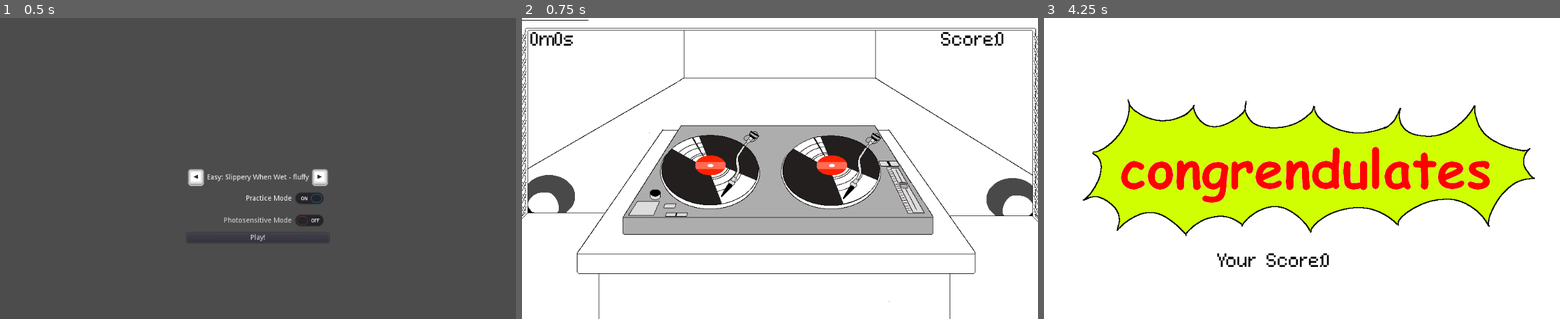
Above: before the commit, frames 1-3 (left to right).
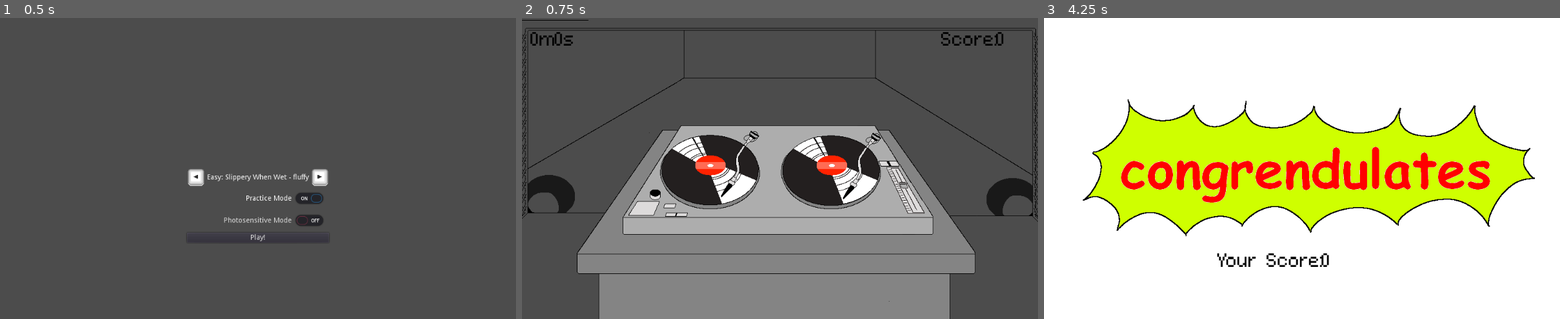
Above: after the commit, the same moments.

Repository: Sandvich/StrawberryJam3
Game: Godot game, scene res://main.tscn
The game is run twice, just before and just after one commit, with the same random seed, the same clock (stepped at 60 frames per second) and the same inputs.
Inputs:
- Up to frame 1 (0.5 s): no input
- Up to frame 2 (0.75 s): click "Play!" at 0.5 s
- Up to frame 3 (4.25 s): tap Enter (ui_accept) at 1.25, 1.52, 2, 2.27, 2.75, 3.5, 3.77 s; hold D (left_deck_right) 1.28-2.03 s; hold S (left_deck_down) 2.03-2.78 s; hold D (left_deck_right) 2.78-3.53 s; hold W (left_deck_up) from 3.53 s (still down)

Frame 1 is identical in both runs. In frame 2, 81% of the frame differs, in the area x 0-100%, y 0-100%; in frame 3, nothing differs.

Commit message:
Level updates

Diff:
--- a/src/code/Conductor.gd
+++ b/src/code/Conductor.gd
@@ -65,9 +65,6 @@
 		spawner.spawn(leveldata[0][1], timeout_beat)
 		leveldata.pop_front()
 
-	if current_beat == 60 and not get_parent().get_node("end_screen").is_visible_in_tree():
-		_on_Conductor_finished()
-
 func start():
 	set_process(true)
 	spawner.play()
--- a/src/game.tscn
+++ b/src/game.tscn
@@ -16,7 +16,7 @@
 font_data = ExtResource( 2 )
 _sections_unfolded = [ "Font", "Settings" ]
 
-[node name="Background" type="TextureRect" index="0"]
+[node name="parent" type="TextureRect" index="0"]
 
 anchor_left = 0.0
 anchor_top = 0.0
@@ -30,11 +30,27 @@
 mouse_default_cursor_shape = 0
 size_flags_horizontal = 1
 size_flags_vertical = 1
+stretch_mode = 0
+_sections_unfolded = [ "Rect" ]
+
+[node name="background" type="TextureRect" parent="." index="0"]
+
+anchor_left = 0.0
+anchor_top = 0.0
+anchor_right = 0.0
+anchor_bottom = 0.0
+margin_right = 40.0
+margin_bottom = 40.0
+rect_pivot_offset = Vector2( 0, 0 )
+rect_clip_content = false
+mouse_filter = 1
+mouse_default_cursor_shape = 0
+size_flags_horizontal = 1
+size_flags_vertical = 1
 texture = ExtResource( 1 )
 stretch_mode = 0
-_sections_unfolded = [ "Rect" ]
-
-[node name="time" type="RichTextLabel" parent="." index="0"]
+
+[node name="time" type="RichTextLabel" parent="." index="1"]
 
 anchor_left = 0.0
 anchor_top = 0.0
@@ -65,7 +81,7 @@
 override_selected_font_color = false
 _sections_unfolded = [ "Rect", "custom_colors", "custom_fonts" ]
 
-[node name="score" type="RichTextLabel" parent="." index="1"]
+[node name="score" type="RichTextLabel" parent="." index="2"]
 
 anchor_left = 0.0
 anchor_top = 0.0
@@ -97,7 +113,7 @@
 override_selected_font_color = false
 _sections_unfolded = [ "Grow Direction", "Rect", "custom_colors" ]
 
-[node name="Deck" type="AnimatedSprite" parent="." index="2"]
+[node name="Deck" type="AnimatedSprite" parent="." index="3"]
 
 position = Vector2( 499, 323 )
 frames = ExtResource( 3 )
@@ -105,7 +121,7 @@
 script = ExtResource( 4 )
 _sections_unfolded = [ "Transform", "Z Index" ]
 
-[node name="Conductor" type="AudioStreamPlayer" parent="." index="3"]
+[node name="Conductor" type="AudioStreamPlayer" parent="." index="4"]
 
 stream = null
 volume_db = 0.0
@@ -122,7 +138,7 @@
 one_shot = true
 autostart = true
 
-[node name="Lights" type="Polygon2D" parent="." index="4"]
+[node name="Lights" type="Polygon2D" parent="." index="5"]
 
 polygon = PoolVector2Array( 0, 0, 1024, 0, 1024, 600, 0, 600 )
 uv = PoolVector2Array(  )
@@ -138,7 +154,7 @@
 invert_border = 100.0
 script = ExtResource( 6 )
 
-[node name="end_screen" type="TextureRect" parent="." index="5"]
+[node name="end_screen" type="TextureRect" parent="." index="6"]
 
 visible = false
 anchor_left = 0.0
--- a/src/levels.json
+++ b/src/levels.json
@@ -4,47 +4,110 @@
 		"file":"res://assets/ttio_1.wav",
 		"precision": 1,
 		"level":[
-			[2,	"left_deck_left",			2],
-			[4,	"left_deck_up",			2],
-			[6,	"left_deck_left",			2],
-			[8,	"left_deck_right",			2],
-			[10,	"left_deck_left",			2],
-			[12,	"left_deck_up",			2],
-			[14,	"left_deck_left",			2],
-			[16,	"left_deck_right",			2],
-			[18,	"left_deck_left",			2],
-			[20,	"left_deck_up",			2],
-			[22,	"left_deck_left",			2],
-			[24,	"left_deck_right",			2],
-			[26,	"left_deck_left",			2],
-			[28,	"left_deck_up",			2],
-			[30,	"right_deck_up",			2],
-			[32,	"right_deck_down",		2],
-			[34,	"right_deck_up",			2],
-			[36,	"right_deck_down",		2],
-			[38,	"right_deck_up",			2],
-			[40,	"right_deck_down",		2],
-			[42,	"right_deck_up",			2],
-			[44,	"right_deck_down",		2],
-			[46,	"left_deck_left",			2],
-			[46,	"right_deck_up",			2],
-			[48,	"left_deck_right",			2],
-			[48,	"right_deck_down",		2],
-			[50,	"left_deck_left",			2],
-			[50,	"right_deck_up",			2],
-			[52,	"left_deck_up",			2],
-			[52,	"right_deck_down",		2],
-			[54,	"left_deck_left",			2],
-			[54,	"right_deck_up",			2],
-			[56,	"left_deck_right",			2],
-			[56,	"right_deck_down",		2],
-			[58,	"left_deck_left",			2],
-			[58,	"right_deck_up",			2],
-			[60,	"left_deck_up",			2],
-			[60,	"right_deck_down",		2],
+			[2,		"left_deck_left",			2],
+			[4,		"left_deck_up",			2],
+			[6,		"left_deck_left",			2],
+			[8,		"left_deck_right",			2],
+			[10,		"left_deck_left",			2],
+			[12,		"left_deck_up",			2],
+			[14,		"left_deck_left",			2],
+			[16,		"left_deck_right",			2],
+			[18,		"left_deck_left",			2],
+			[20,		"left_deck_up",			2],
+			[22,		"left_deck_left",			2],
+			[24,		"left_deck_right",			2],
+			[26,		"left_deck_left",			2],
+			[28,		"left_deck_up",			2],
+
+			[31,		"right_deck_up",			1],
+			[32,		"right_deck_down",		1],
+			[33,		"right_deck_up",			1],
+			[34,		"right_deck_down",		1],
+			[35,		"right_deck_up",			1],
+			[36,		"right_deck_down",		1],
+			[37,		"right_deck_up",			1],
+			[38,		"right_deck_down",		1],
+			[39,		"right_deck_up",			1],
+			[40,		"right_deck_down",		1],
+			[41,		"right_deck_up",			1],
+			[42,		"right_deck_down",		1],
+			[43,		"right_deck_up",			1],
+			[44,		"right_deck_down",		1],
+			[45,		"right_deck_up",			1],
+			[46,		"right_deck_down",		1],
+
+			[46,		"left_deck_left",			2],
+			[46,		"right_deck_left",			2],
+			[48,		"left_deck_right",			2],
+			[48,		"right_deck_right",		2],
+			[50,		"left_deck_left",			2],
+			[50,		"right_deck_left",			2],
+			[52,		"left_deck_up",			2],
+			[52,		"right_deck_up",			2],
+			[54,		"left_deck_left",			2],
+			[54,		"right_deck_left",			2],
+			[56,		"left_deck_right",			2],
+			[56,		"right_deck_right",		2],
+			[58,		"left_deck_left",			2],
+			[58,		"right_deck_left",			2],
+			[60,		"left_deck_up",			2],
+			[60,		"right_deck_up",			2],
+
+			[62,		"left_deck_left", 			2],
+			[63,		"left_deck_up",			2],
+			[64,		"right_deck_up",			2],
+			[65,		"right_deck_right",		2],
+			[66,		"left_deck_left", 			2],
+			[67,		"left_deck_up",			2],
+			[68,		"right_deck_up",			2],
+			[69,		"right_deck_right",		2],
+			[70,		"left_deck_left", 			2],
+			[71,		"left_deck_up",			2],
+			[72,		"right_deck_up",			2],
+			[73,		"right_deck_right",		2],
+			[74,		"left_deck_left", 			2],
+			[75,		"left_deck_up",			2],
+			[76,		"right_deck_up",			2],
+			[77,		"right_deck_right",		2],
+			[78,		"left_deck_left", 			2],
+			[79,		"left_deck_up",			2],
+			[80,		"right_deck_up",			2],
+			[81,		"right_deck_right",		2],
+
+			[82,		"right_analog_rotate",	8],
+			[82,		"left_deck_left", 			2],
+			[83,		"left_deck_up",			2],
+			[84,		"left_deck_right",			2],
+			[85,		"left_deck_down",		2],
+			[86,		"left_deck_left", 			2],
+			[87,		"left_deck_up",			2],
+			[88,		"left_deck_right",			2],
+			[89,		"left_deck_down",		2],
+			[90,		"left_analog_rotate",	8],
+			[90,		"right_deck_left",			2],
+			[91,		"right_deck_up",			2],
+			[92,		"right_deck_right",		2],
+			[93,		"right_deck_down",		2],
+			[94,		"right_deck_left", 		2],
+			[95,		"right_deck_up",			2],
+			[96,		"right_deck_right",		2],
+			[97,		"right_deck_down",		2],
+
+			[102,	"left_deck_left",			2],
+			[104,	"left_deck_right",			2],
+			[106,	"left_deck_left",			2],
+			[108,	"left_deck_up",			2],
+			[110,	"left_deck_left",			2],
+			[112,	"left_deck_right",			2],
+			[114,	"left_deck_left",			2],
+			[126,	"left_deck_up",			2],
+			[128,	"left_deck_left",			2],
+			[130,	"left_deck_right",			2],
+			[132,	"left_deck_left",			2],
+			[134,	"left_deck_up",			2],
 		]
 	},
-	"Hard: Slippery When Wet - fluffy":{
+	"Hard: Slippery When Wet - fluffy (INCOMPLETE)":{
 		"bpm":140,
 		"file":"res://assets/ttio_1.wav",
 		"precision": 1,
@@ -91,7 +154,7 @@
 			[60,	"left_deck_up",			2],
 		]
 	},
-	"Hard: The Rave Party - Snabisch":{
+	"Hard: The Rave Party - Snabisch (INCOMPLETE)":{
 		"file":"res://assets/RaveParty.wav",
 		"level":[
 			[4, "left_deck_up", 4],
@@ -106,10 +169,5 @@
 			[60, "right_deck_right", 4]
 		],
 		"bpm":188
-	},
-	"Testing: Another Song - Artist": {
-	"file":"None",
-	"level":[],
-	"bpm":120
 	}
 }
Binary file changed: src/assets/bg.png
Not shown, changed: .gitignore
